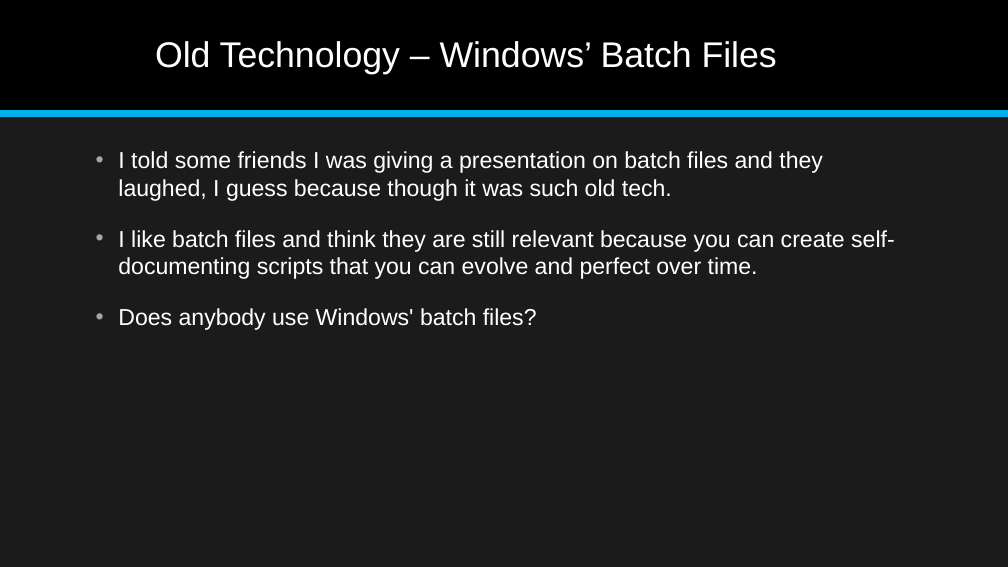
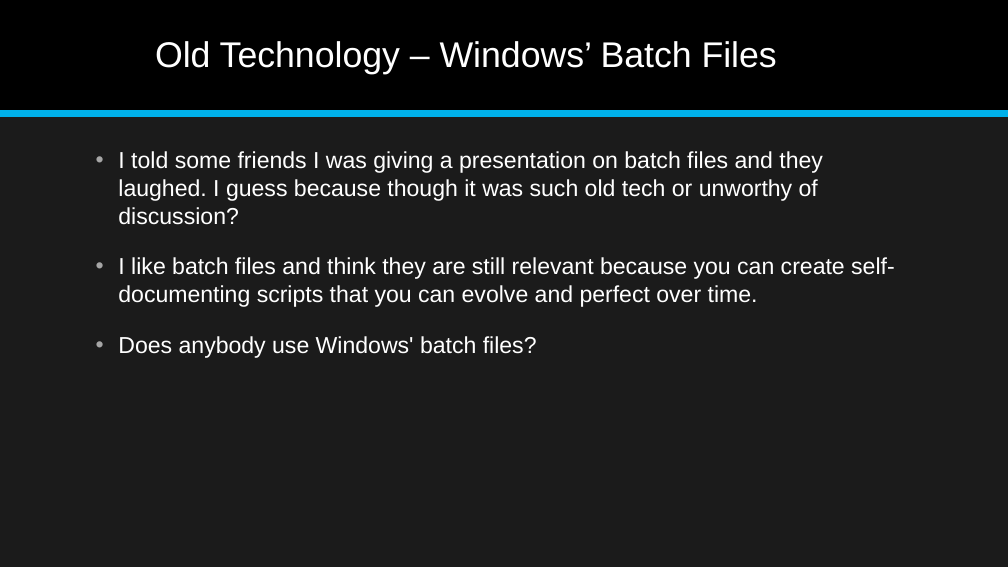
Before and after one commit to jonathan-r-jones/Composable-Batch-Files, a slide deck: slide 1 of Composable Batch File Helper.pptx. Drawn at 1008x567 pixels with LibreOffice and Linux fonts; fonts in the diff are those of the drawing. Boxes give left, top, right and bottom in pixels: in the first picture for what was removed or moved away, otherwise in the second. Text is boxed around its words. In the diff, an @@ line names an element or a change of style, - is before the commit and + after.

```diff
--- a/Composable Batch File Helper.pptx
+++ b/Composable Batch File Helper.pptx
@@ text at [118, 151, 823, 225]: text changed @@
-• I told some friends I was giving a presentation on batch files and they laughed, I guess because though it was such old tech.
+• I told some friends I was giving a presentation on batch files and they laughed. I guess because though it was such old tech or unworthy of discussion?
```
Also in this commit, not shown: 4 other slides changed, 2 other files.
